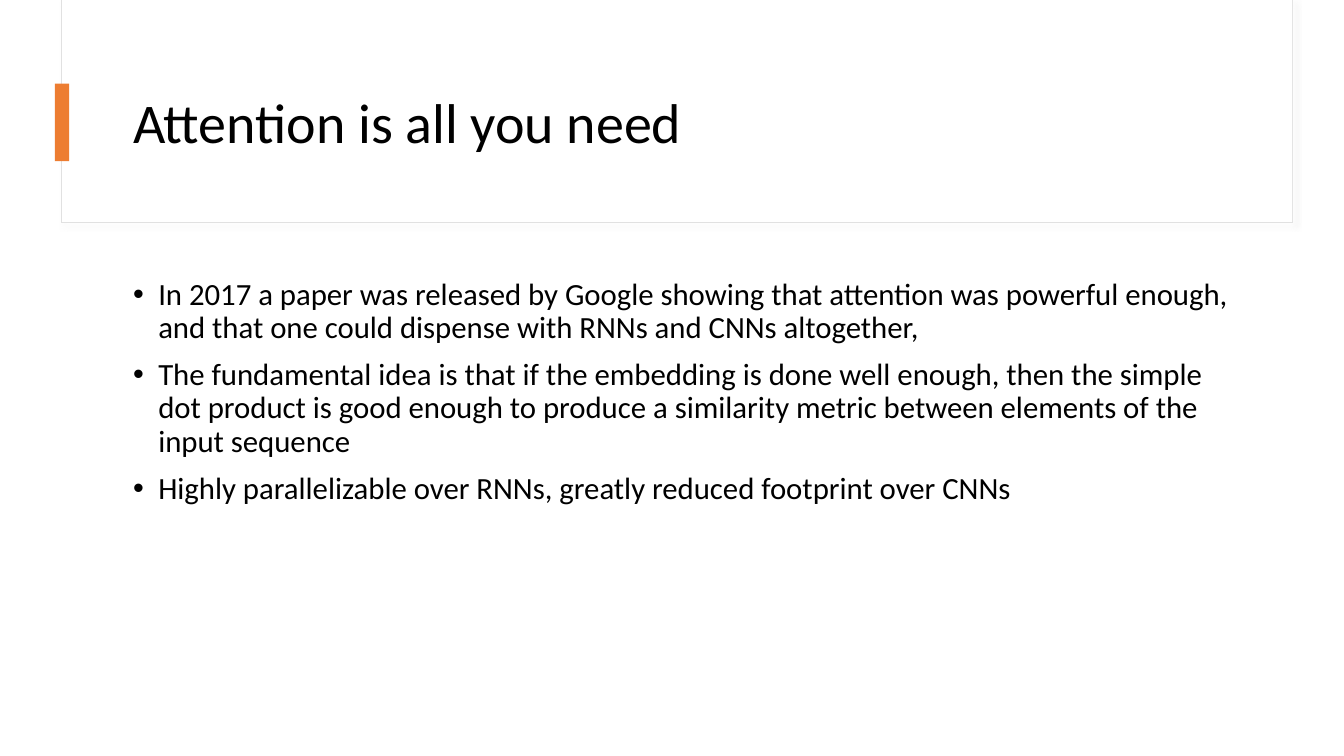
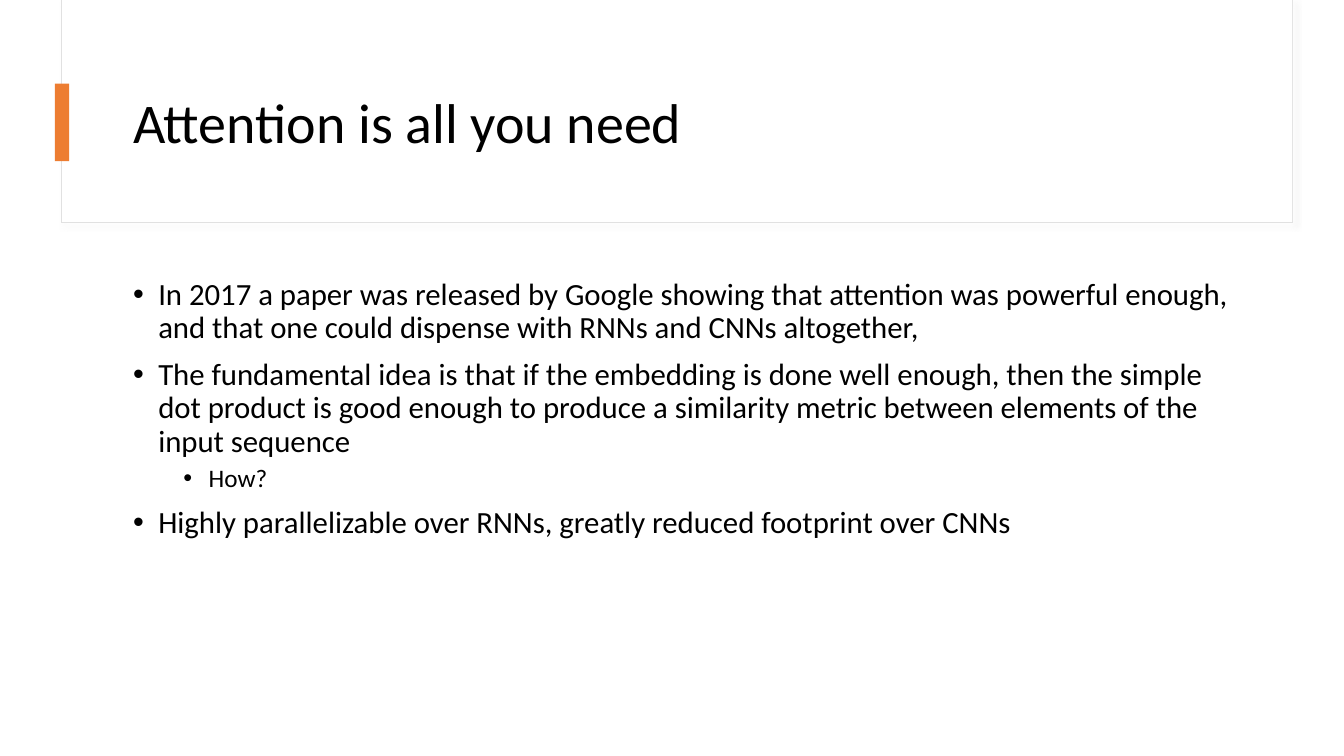
Before and after one commit to kwende/ml-meetup, a slide deck: slide 11 of benr/Attention.pptx (slide 10 before the commit). Drawn at 1344x756 pixels with LibreOffice and Linux fonts; fonts in the diff are those of the drawing. Boxes give left, top, right and bottom in pixels: in the first picture for what was removed or moved away, otherwise in the second. Text is boxed around its words. In the diff, an @@ line names an element or a change of style, - is before the commit and + after.

```diff
--- a/benr/Attention.pptx
+++ b/benr/Attention.pptx
@@ text at (209,469,268,487): paragraph added @@
+  • How?
```
Also in this commit, not shown: 10 other slides changed, 1 slide added, 2 slides removed, 1 other file.
